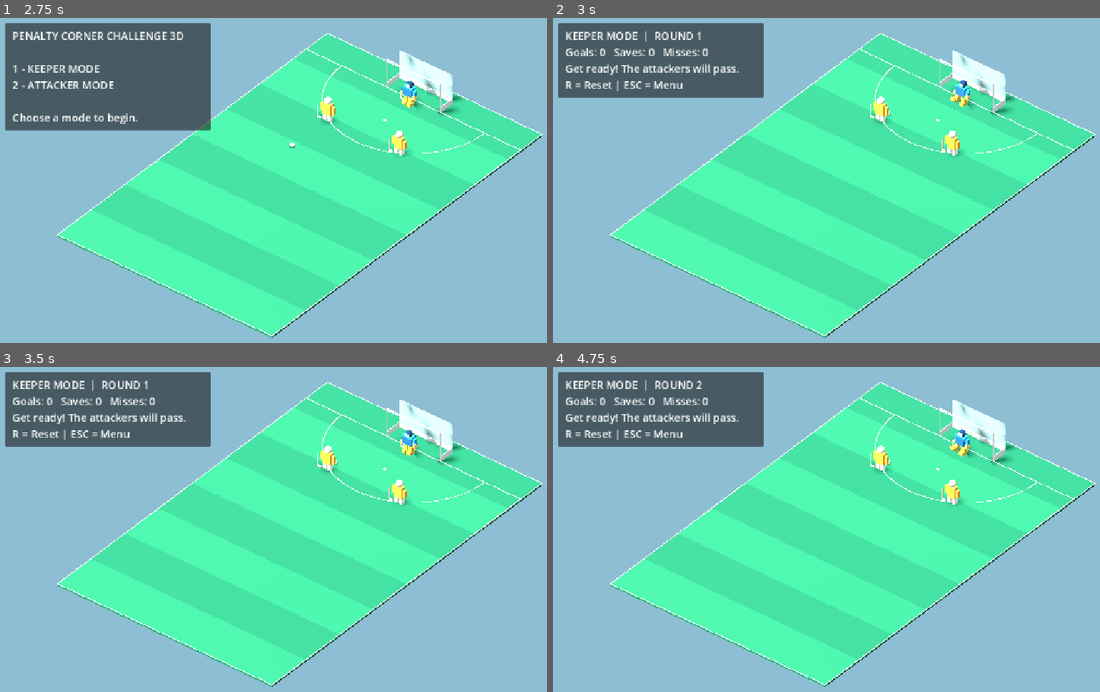
Above: before the commit, frames 1-4 (two rows, left to right).
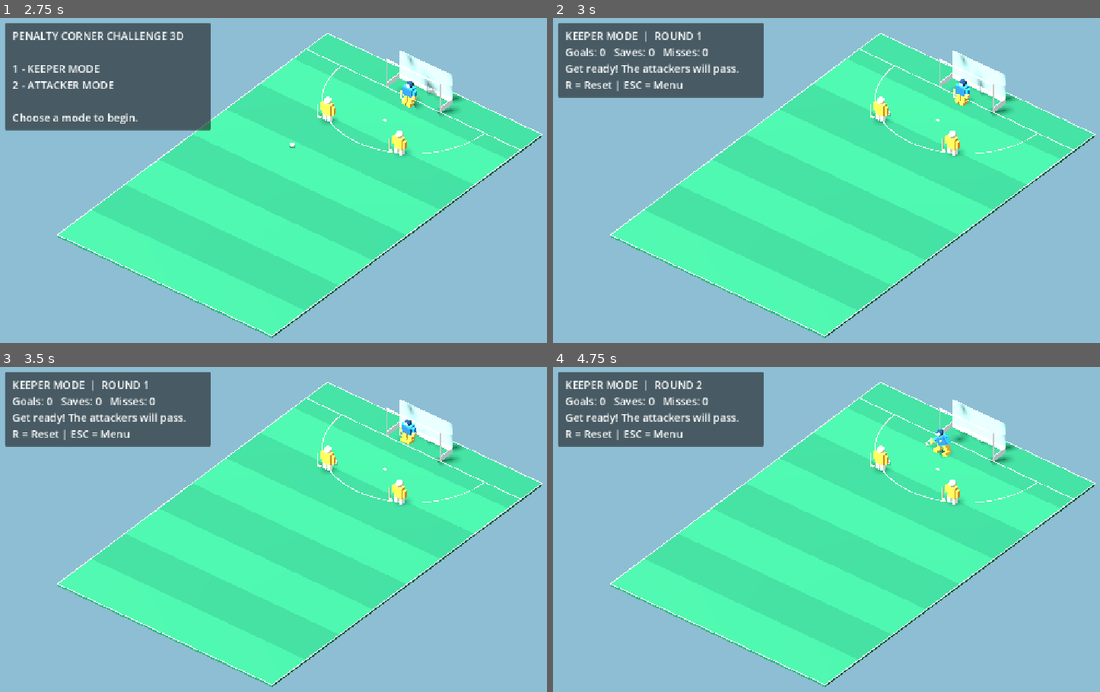
Above: after the commit, the same moments.

Repository: affarf/penalty-corner-challenge-3d
Game: Godot game, scene res://scenes/main_3d.tscn
Two runs of this game, one before a commit and one after it. Both use one fixed random seed, a clock stepped at 60 frames per second and the inputs below.
Inputs (mouse positions are in pixels of both pictures, inside the frame that each line leads up to):
- Up to frame 1 (2.75 s): tap Enter at 0.5, 2 s; move the mouse to (432, 167) at 0.52 s; hold D (move_right) 0.53-1.28 s; tap J at 0.6, 1.55, 2.1 s; click (432, 167) at 0.67 s; tap Space at 0.77, 0.8, 1.07, 1.25, 1.35, 1.52, 1.82, 2.3 s; move the mouse to (180, 203) at 1.27 s; hold S (move_down) 1.28-2.03 s; click (180, 203) at 1.42 s; move the mouse to (361, 109) at 2.02 s; hold D (move_right) from 2.03 s (still down); click (361, 109) at 2.17 s
- Up to frame 2 (3 s): tap Space at 2.75 s; move the mouse to (821, 252) at 2.77 s; release D (move_right) at 2.78 s; hold W (move_up) from 2.78 s (still down); tap 1 at 2.85 s; click (821, 252) at 2.92 s
- Up to frame 3 (3.5 s): keep holding W (move_up); tap Space at 3.02, 3.32 s; tap J at 3.05 s
- Up to frame 4 (4.75 s): tap Enter at 3.5 s; move the mouse to (1034, 584) at 3.52 s; release W (move_up) at 3.53 s; hold A (move_left) from 3.53 s (still down); tap 2 at 3.6 s; click (1034, 584) at 3.67 s; tap Space at 3.77, 3.8, 4.07, 4.52 s; move the mouse to (667, 480) at 4.27 s; tap R at 4.35 s; click (667, 480) at 4.42 s; tap J at 4.55 s

Frame 1 is identical in both runs. In frame 2, 0.2% of the frame differs, in the area x 72-81%, y 18-28%; in frame 3, 0.4%; in frame 4, 0.5%, in the area x 68-81%, y 17-28%.

Commit message:
Fix the diving mechanics

Diff:
--- a/scripts/players/goalkeeper_3d.gd
+++ b/scripts/players/goalkeeper_3d.gd
@@ -145,6 +145,7 @@
 	return direction.normalized()
 
 
+
 func _unhandled_input(event: InputEvent) -> void:
 	if not player_controlled:
 		return
@@ -152,18 +153,30 @@
 	if save_state != SaveState.READY:
 		return
 
-	if game_mode_is_menu():
-		return
-
-	if event is InputEventMouseButton:
-		if not event.pressed:
+	if event is InputEventKey:
+		if not event.pressed or event.echo:
 			return
 
-		if event.button_index == MOUSE_BUTTON_LEFT:
-			start_quick_save()
-
-		elif event.button_index == MOUSE_BUTTON_RIGHT:
-			start_dive()
+		match event.keycode:
+			KEY_J:
+				start_quick_save()
+
+			KEY_SPACE:
+				# Use the direction currently held.
+				var input_direction := Input.get_vector(
+					"move_left",
+					"move_right",
+					"move_up",
+					"move_down"
+				)
+
+				if input_direction.length() > 0.1:
+					last_move_direction = get_camera_movement(
+						input_direction
+					)
+
+				start_dive()
+
 
 
 func game_mode_is_menu() -> bool:
